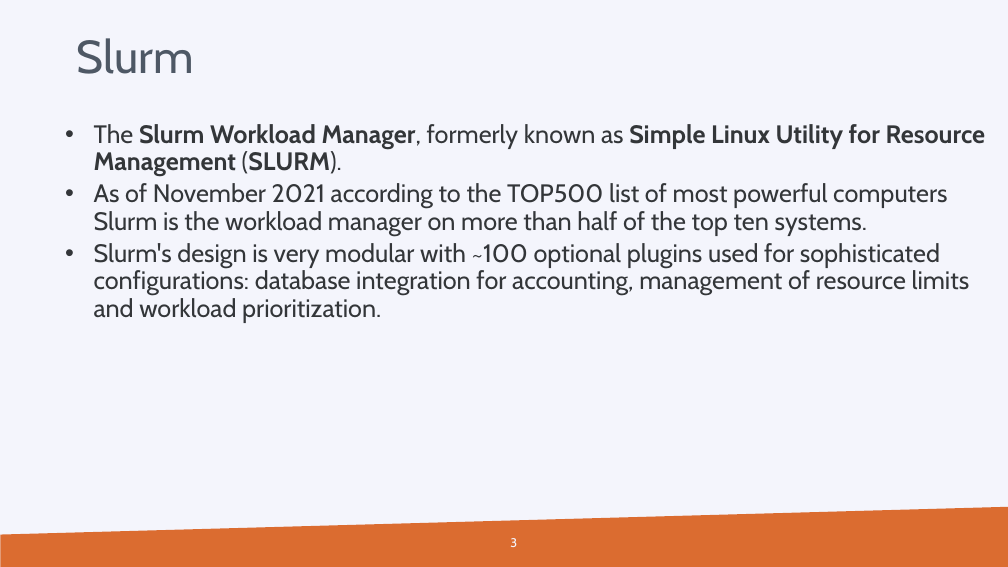
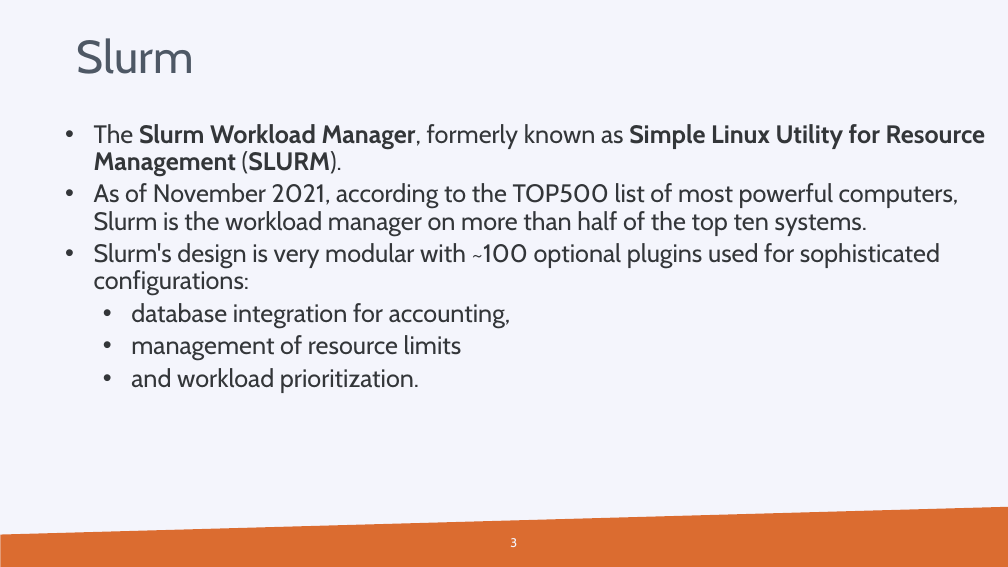
Before and after one commit to hpcleuven/wice-inauguration, a slide deck: slide 3 of Slurm session.pptx. Drawn at 1008x567 pixels with LibreOffice and Linux fonts; fonts in the diff are those of the drawing; background and template pictures are left out. Boxes give left, top, right and bottom in pixels: in the first picture for what was removed or moved away, otherwise in the second. Text is boxed around its words. In the diff, an @@ line names an element or a change of style, - is before the commit and + after.

```diff
--- a/Slurm session.pptx
+++ b/Slurm session.pptx
@@ text at <box>94,183,959,393</box>: text changed @@
-  • As of November 2021 according to the TOP500 list of most powerful computers Slurm is the workload manager on more than half of the top ten systems.
-  • Slurm's design is very modular with ~100 optional plugins used for sophisticated configurations: database integration for accounting, management of resource limits and workload prioritization.
+  • As of November 2021, according to the TOP500 list of most powerful computers, Slurm is the workload manager on more than half of the top ten systems.
+  • Slurm's design is very modular with ~100 optional plugins used for sophisticated configurations:
+    • database integration for accounting,
+    • management of resource limits
+    • and workload prioritization.
```
Also in this commit, not shown: 15 other slides changed.
